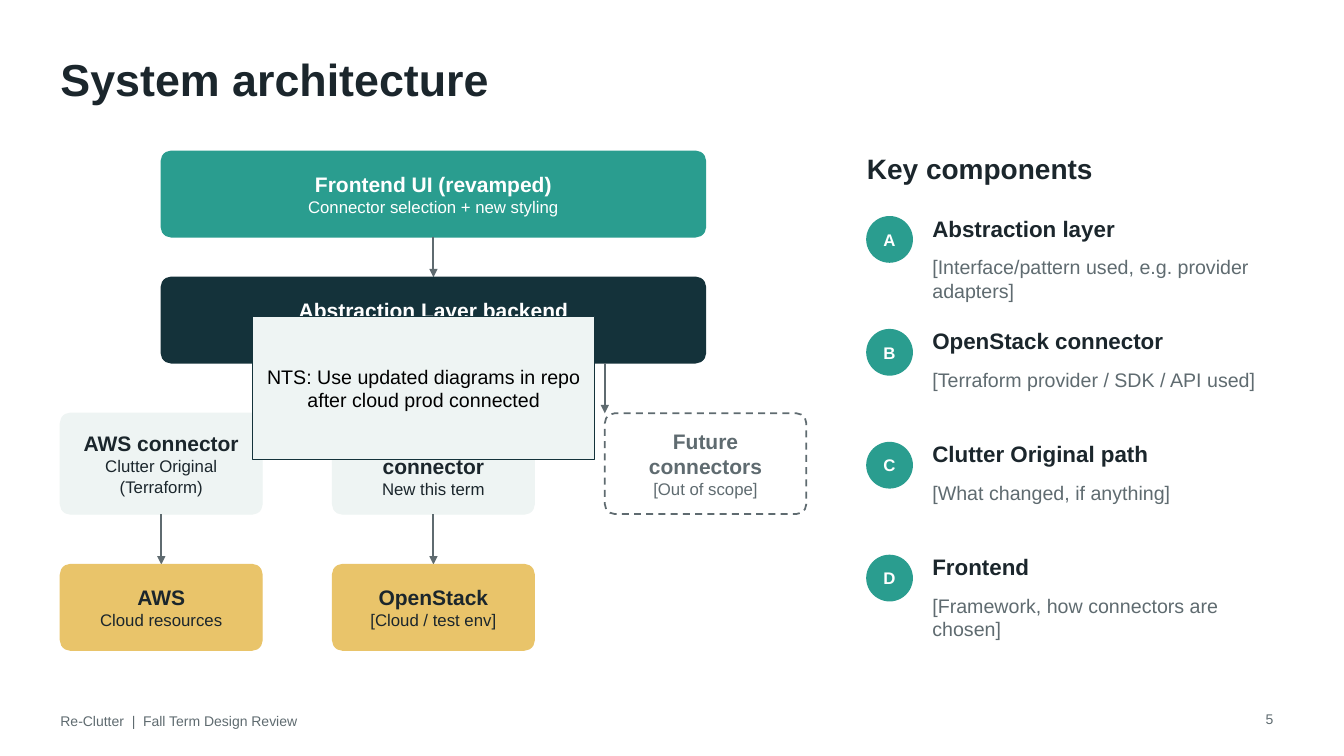
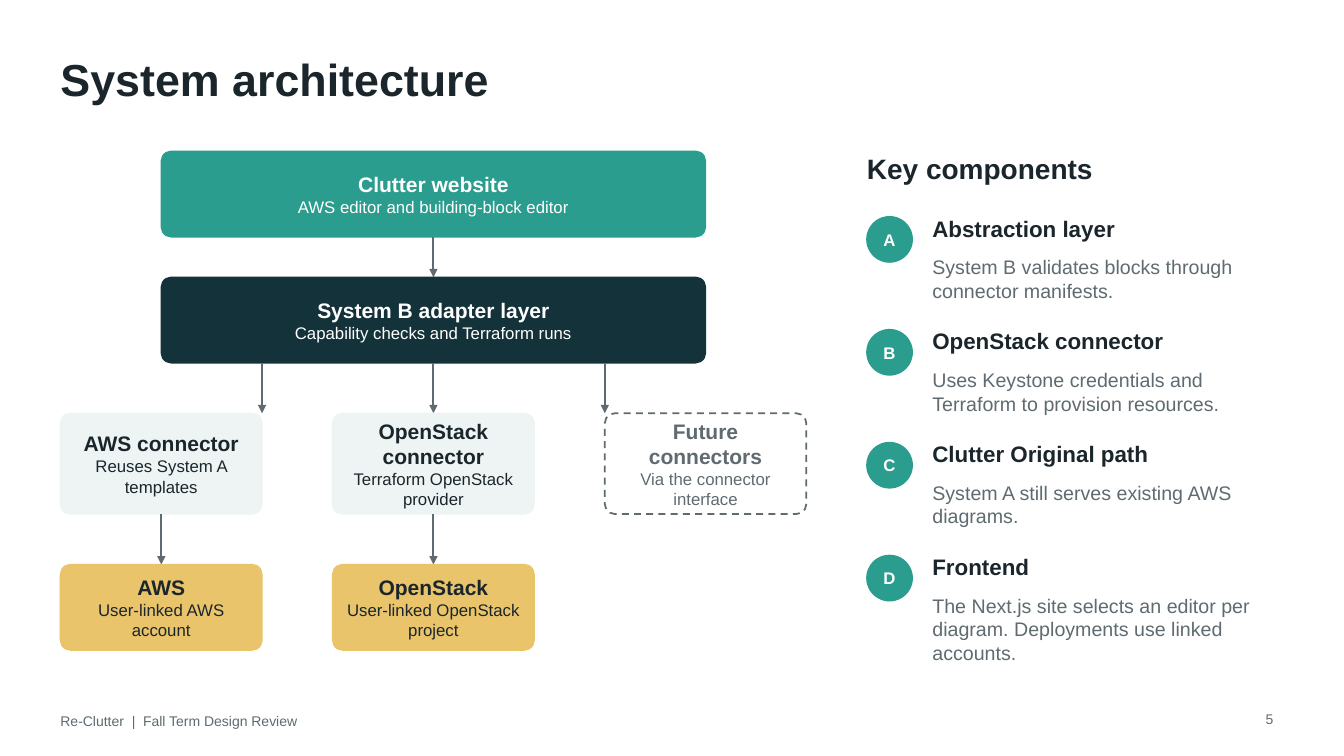
Before and after one commit to Alberta2514640/clutter, a slide deck: slide 5 of deliverables/Re-Clutter_Fall_Design_Review_Software.pptx. Drawn at 1344x756 pixels with LibreOffice and Linux fonts; fonts in the diff are those of the drawing. Boxes give left, top, right and bottom in pixels: in the first picture for what was removed or moved away, otherwise in the second. Text is boxed around its words. In the diff, an @@ line names an element or a change of style, - is before the commit and + after.

```diff
--- a/deliverables/Re-Clutter_Fall_Design_Review_Software.pptx
+++ b/deliverables/Re-Clutter_Fall_Design_Review_Software.pptx
@@ text at [298, 176, 568, 217]: text changed @@
-Frontend UI (revamped)
-Connector selection + new styling
+Clutter website
+AWS editor and building-block editor
@@ text at [932, 260, 1233, 298]: text changed @@
-[Interface/pattern used, e.g. provider adapters]
+System B validates blocks through connector manifests.
@@ rectangle removed at [253, 317, 595, 461] @@
-NTS: Use updated diagrams in repo after cloud prod connected
@@ text at [295, 302, 572, 343]: text changed @@
-Abstraction Layer backend
-Common interface for cloud providers
+System B adapter layer
+Capability checks and Terraform runs
@@ arrow added from (262, 363) to (262, 413), #5F6B70 1.5 pt @@
@@ arrow added from (434, 363) to (434, 413), #5F6B70 1.5 pt @@
@@ text at [932, 373, 1220, 415]: text changed @@
-[Terraform provider / SDK / API used]
+Uses Keystone credentials and Terraform to provision resources.
@@ text at [95, 460, 228, 497]: text changed @@
-Clutter Original (Terraform)
+Reuses System A templates
@@ text at [354, 473, 513, 509]: text changed @@
-New this term
+Terraform OpenStack provider
@@ text at [640, 473, 771, 505]: text changed @@
-[Out of scope]
+Via the connector interface
@@ text at [932, 486, 1232, 527]: text changed @@
-[What changed, if anything]
+System A still serves existing AWS diagrams.
@@ text at [932, 599, 1249, 660]: text changed @@
-[Framework, how connectors are chosen]
+The Next.js site selects an editor per diagram. Deployments use linked accounts.
@@ text at [98, 604, 225, 636]: text changed @@
-Cloud resources
+User-linked AWS account
@@ text at [347, 604, 519, 640]: text changed @@
-[Cloud / test env]
+User-linked OpenStack project
```
Also in this commit, not shown: 13 other slides changed, 1 slide added, 1 slide removed.
